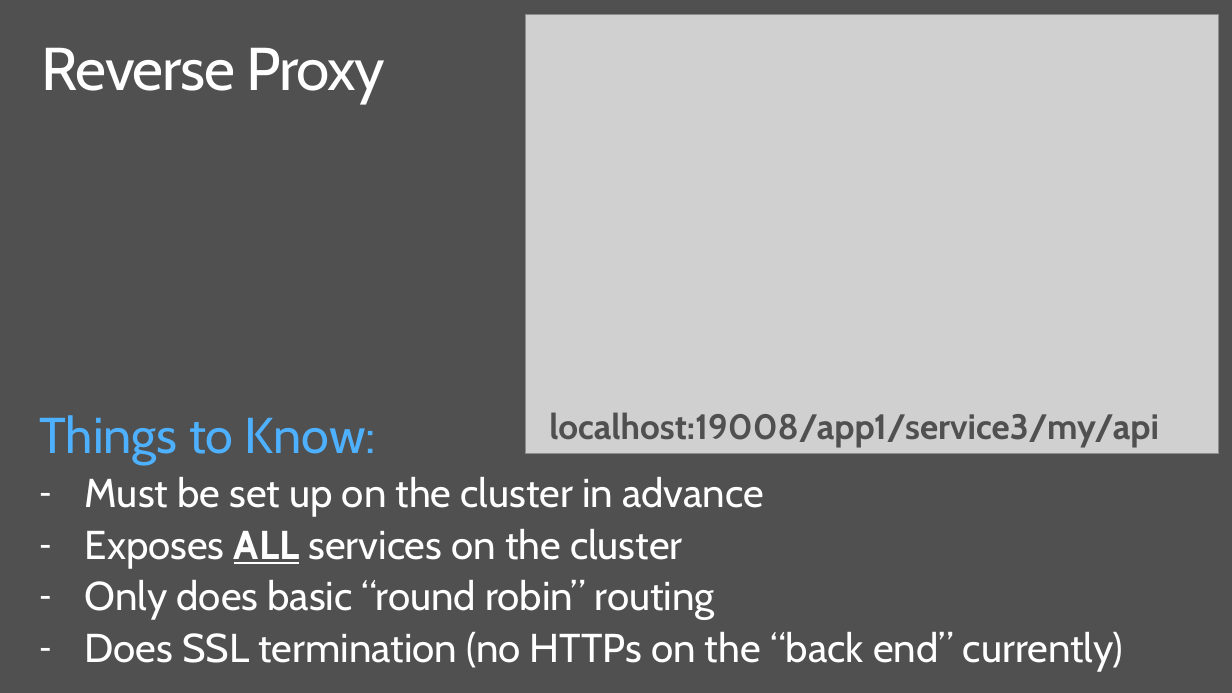
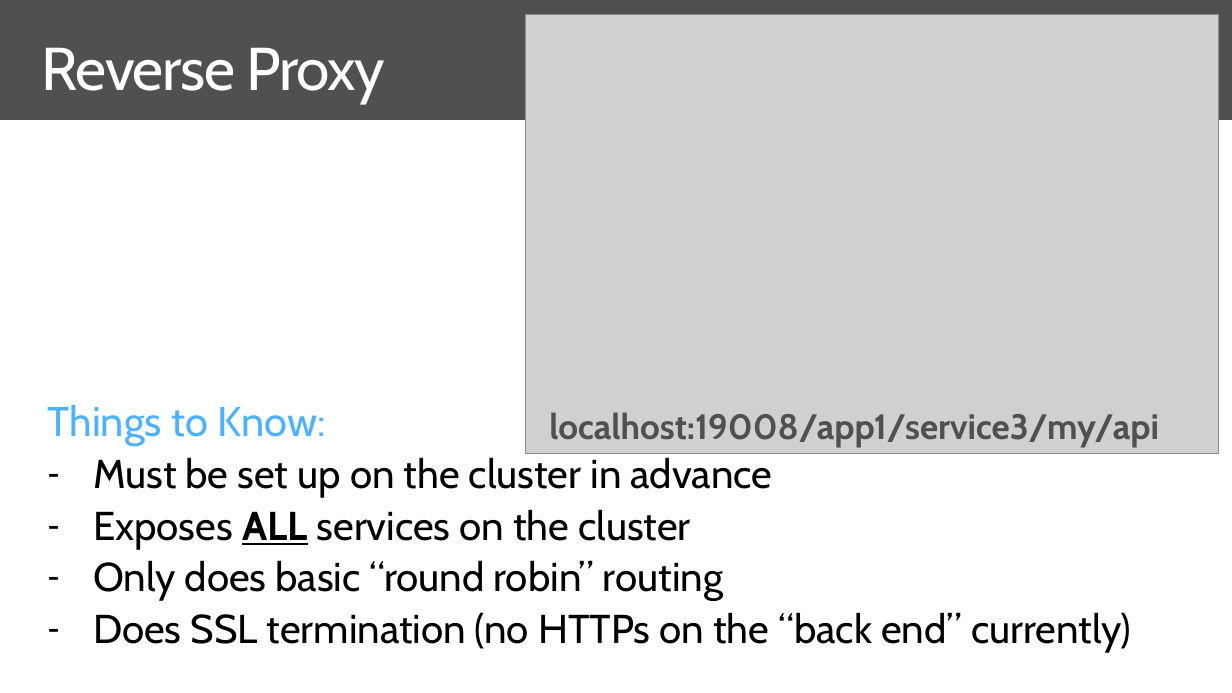
Before and after one commit to brentstineman/PersonalStuff, a slide deck: slide 19 of Presentations/Service Fabric/ServiceFabric - Real World.pptx (slide 17 before the commit). Drawn at 1232x693 pixels with LibreOffice and Linux fonts; fonts in the diff are those of the drawing; grey boxes stand for pictures. Boxes give left, top, right and bottom in pixels: in the first picture for what was removed or moved away, otherwise in the second. Text is boxed around its words. In the diff, an @@ line names an element or a change of style, - is before the commit and + after.

Commit message:
added new slides for OS Update/patching and cluster sizing

```diff
--- a/Presentations/Service Fabric/ServiceFabric - Real World.pptx
+++ b/Presentations/Service Fabric/ServiceFabric - Real World.pptx
@@ rectangle added at [0,120,1232,693], fill #FFFFFF @@
@@ text "Things to Know:": place and size @@
-text "Things to Know:" at [39,415,1123,671]
+text "Things to Know:" at [48,405,1131,652]
@@ text "Things to Know:" at [48,405,1131,652]: size 40 to 33 pt in "Things to Know:"; text colour #FFFFFF to #000000; less space between paragraphs @@
```
Also in this commit, not shown: 6 other slides changed, 2 slides added.
